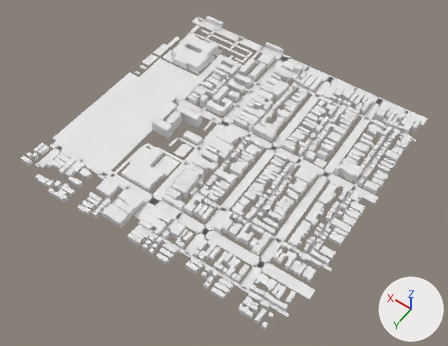
A saved change to the glTF model app/public/world/tiles/-4_-9.glb.
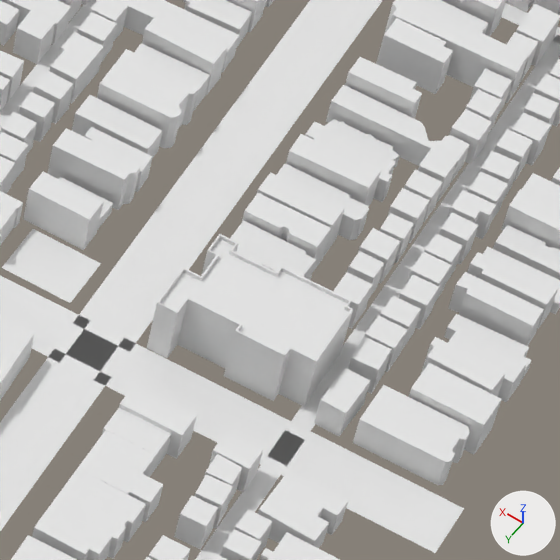
Each version appears first whole from a camera (50 mm lens) standing at (-2151.0, 4820.0, 806.0) and looking at (-1778.0, 4299.0, -14.0), and next in a close-up on the part from 70% to 88% of the width and 36% to 59% of the height. Arrows for +X, +Y and +Z are at lower right; the lights stay in place. The older version's two pictures come first. Where no turn or scale is listed for an object, it has been applied to the vertices. Vertices at exactly the same position are counted once.

Names of what the first close-up shows: 'buildings', 'ground'.
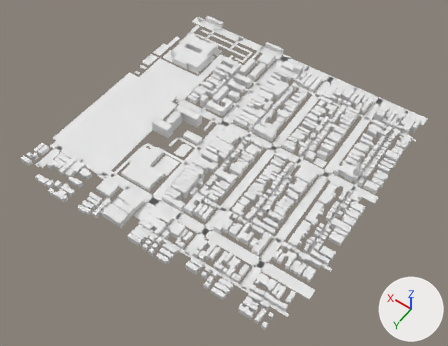
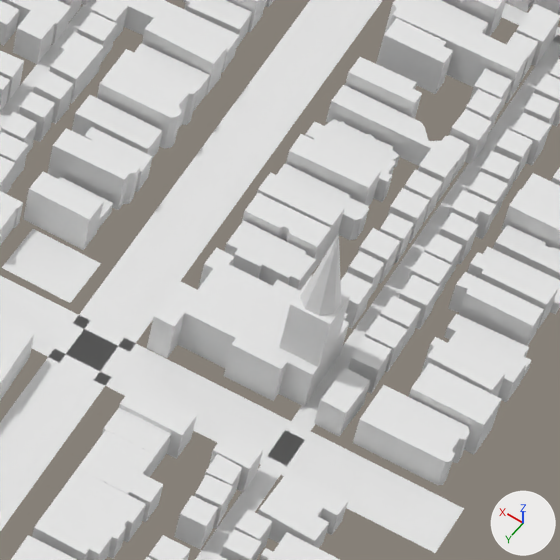
Where the newer file only moved an object's origin or applied its transform, the numbers keep the older frame.

Pixel boxes [x1, y1, x2, y2] of what changed, in the close-ups (560 x 560 px):
part 1 of me_buildings, added: after [279, 276, 350, 397]
part 2 of me_buildings, cut back: before [147, 234, 353, 406]; after [147, 233, 349, 406]

The edits, one by one:
me_buildings is used by ob_buildings; location (-1752.5, 4252.0, 10.1).
me_buildings had 7394 vertices, 10614 faces and spanned x -257.0..257.0, y -252.0..252.0, z -10.0..10.0.
me_buildings now has 7351 vertices, 10512 faces and spans x -257.0..257.0, y -252.0..252.0, z -10.0..42.0.
me_buildings part 1: the loose piece of 8 vertices spanning x -229.0..-222.0, y -62.0..-50.0, z -10.0..-1.0 is copied, and the copy is scaled about its middle by (1.53, 0.864, 3.09), then moved by (13.0, -5.0, 9.0); it spans x -218.0..-208.0, y -66.0..-56.0, z -10.0..18.0.
Part 2, on me_buildings:
80 vertices are removed from x -218.0..-180.0, y -73.0..-47.0, z 6.0..7.0.
178 faces are deleted.
9 vertices are added at x -217.0..-209.0, y -65.0..-56.0, z 18.0..42.0.
20 new vertices lie (0.0, 0.0, 12.0) away from vertices in x -218.0..-180.0, y -73.0..-47.0, z -10.0.
66 new faces join them.
